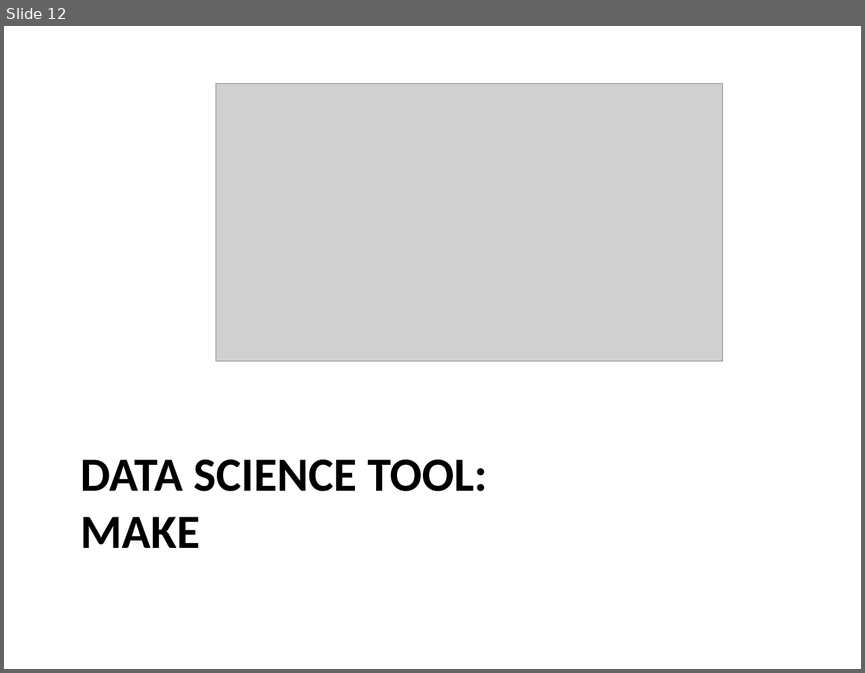
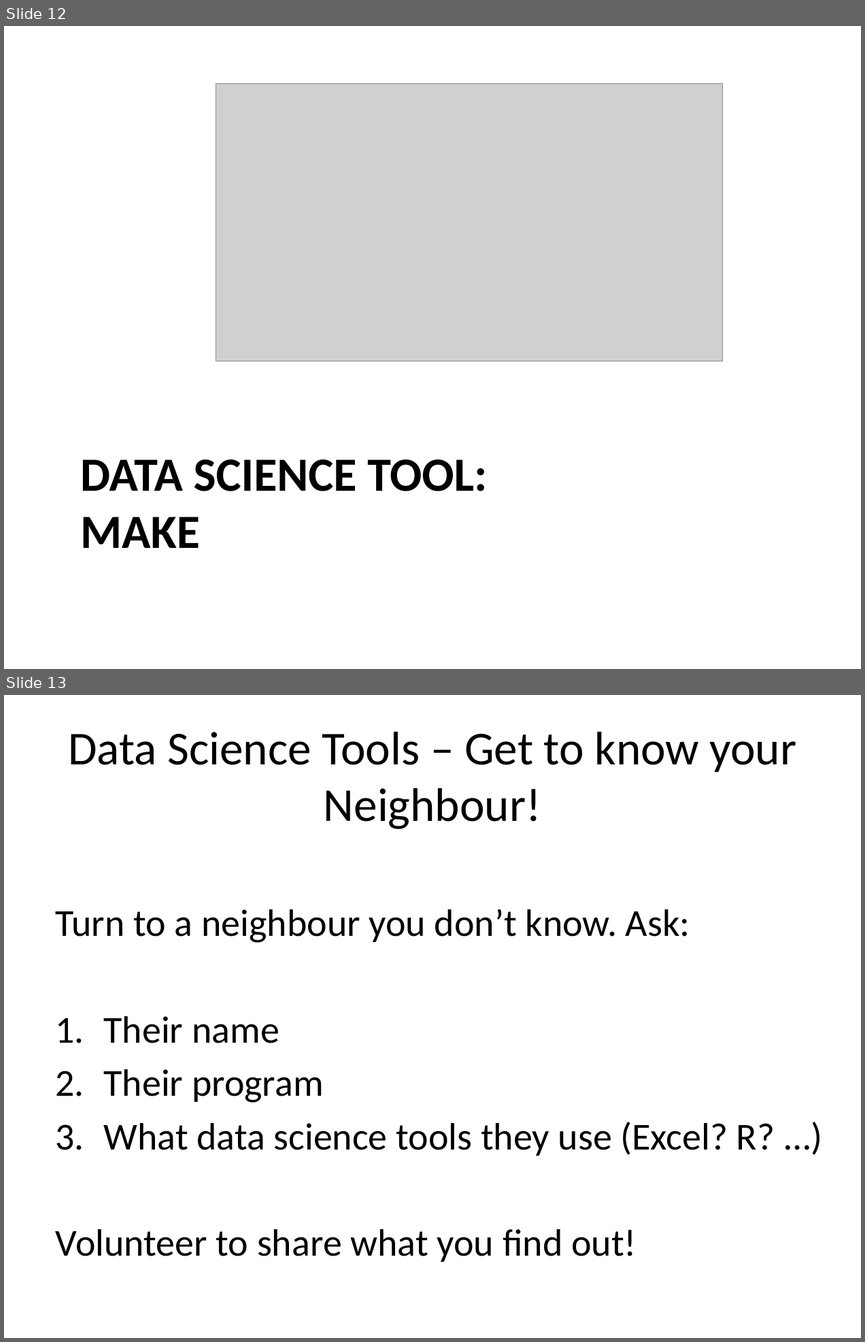
Before and after one commit to STAT545-UBC/STAT545-UBC-original-website, a slide deck: cm001-2017-ppt.pptx. Shown one above the other, each under a label of ours: slide 12 before the commit, slides 12 and 13 after it. The pictures are 865x673 and 865x1342 pixels, drawn with LibreOffice and Linux fonts; fonts in the diff are those of the drawing; grey boxes stand for pictures. Boxes give left, top, right and bottom in pixels: in the first picture for what was removed or moved away, otherwise in the second. Text is boxed around its words. In the diff, an @@ line names an element or a change of style, - is before the commit and + after.

```diff
--- a/cm001-2017-ppt.pptx
+++ b/cm001-2017-ppt.pptx
@@ slide 13 added at [4,695,861,1338], background #FFFFFF @@
@@ title added at [68,732,797,829], 39.6 pt, text #000000 @@
+Data Science Tools – Get to know your Neighbour!
@@ text added at [56,909,774,1261], 32 pt, text #000000 @@
+Turn to a neighbour you don’t know. Ask:
+1. Their name
+2. Their program
+3. What data science tools they use (Excel? R? …)
+Volunteer to share what you find out!
```
Also in this commit, not shown: 1 slide changed, 3 other files.
